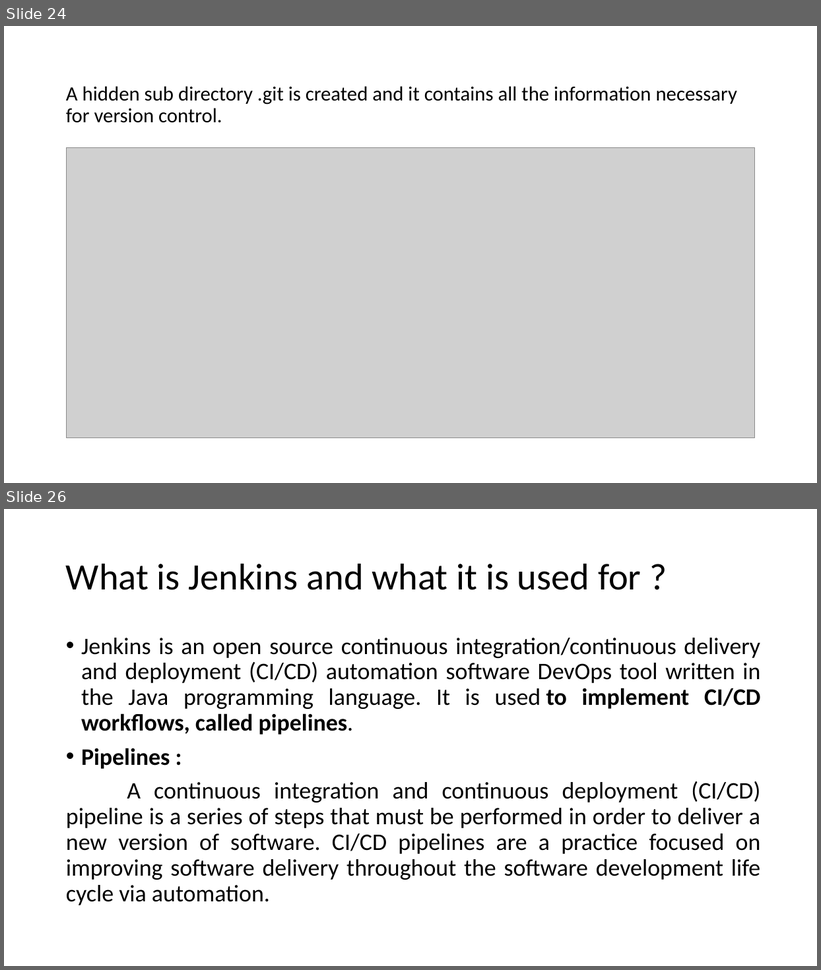
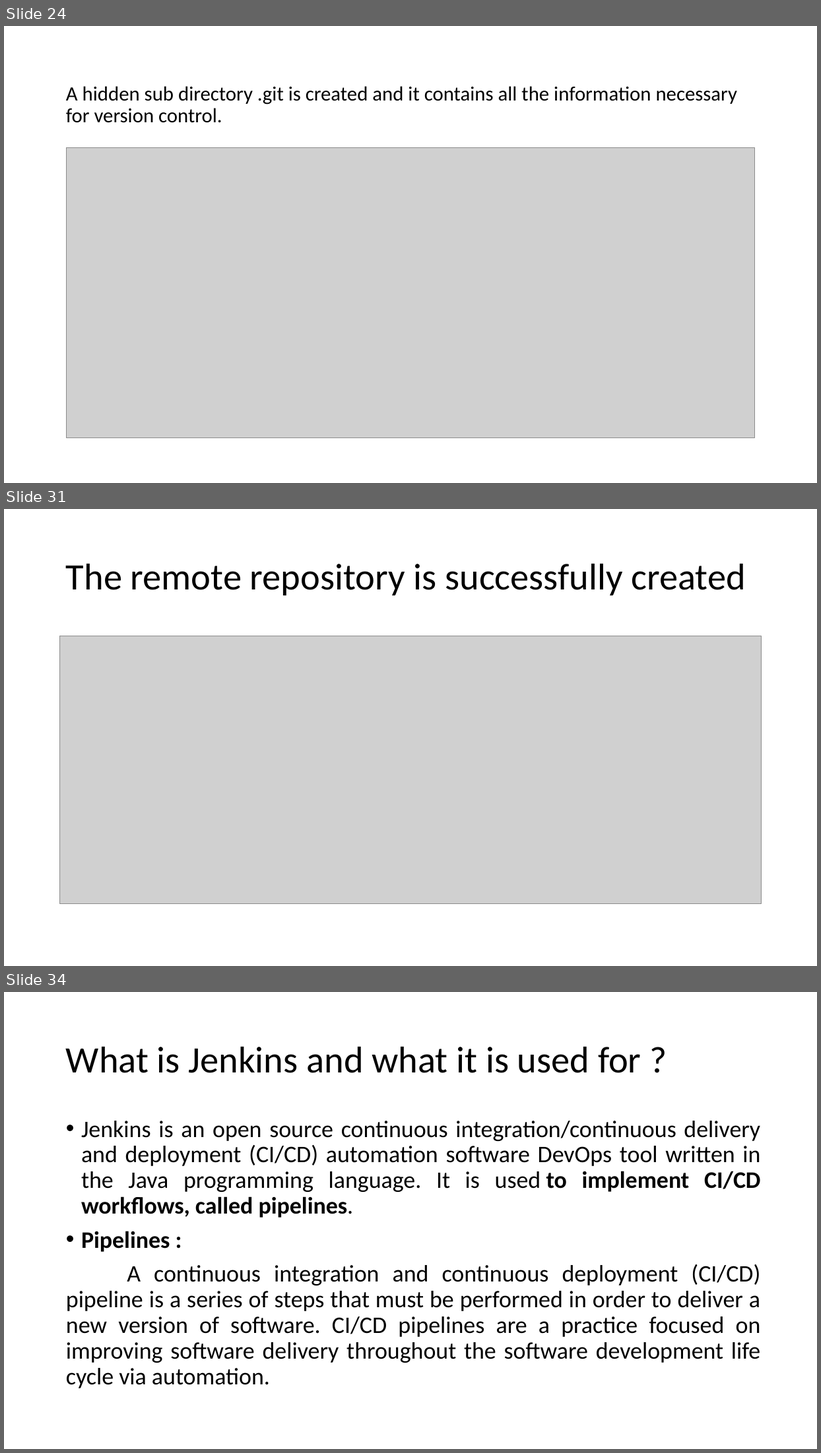
Before and after one commit to SkinnySyd/tutoGithub, a slide deck: Github-tuto.pptx. Shown one above the other, each under a label of ours: slides 24 and 26 before the commit, slides 24, 31 and 34 after it; the slides between them are not shown. The pictures are 821x970 and 821x1453 pixels, drawn with LibreOffice and Linux fonts; fonts in the diff are those of the drawing; grey boxes stand for pictures. Boxes give left, top, right and bottom in pixels: in the first picture for what was removed or moved away, otherwise in the second. Text is boxed around its words. In the diff, an @@ line names an element or a change of style, - is before the commit and + after.

```diff
--- a/Github-tuto.pptx
+++ b/Github-tuto.pptx
@@ slide 31 added at (x1=4, y1=509, x2=817, y2=966), background #FFFFFF @@
@@ title added at (x1=66, y1=563, x2=746, y2=595), 44 pt, text #000000 @@
+The remote repository is successfully created
@@ picture added at (x1=60, y1=636, x2=762, y2=904) @@
@@ what was slide 26 is now slide 34 @@
```
Also in this commit, not shown: 1 slide changed, 7 other slides added.
